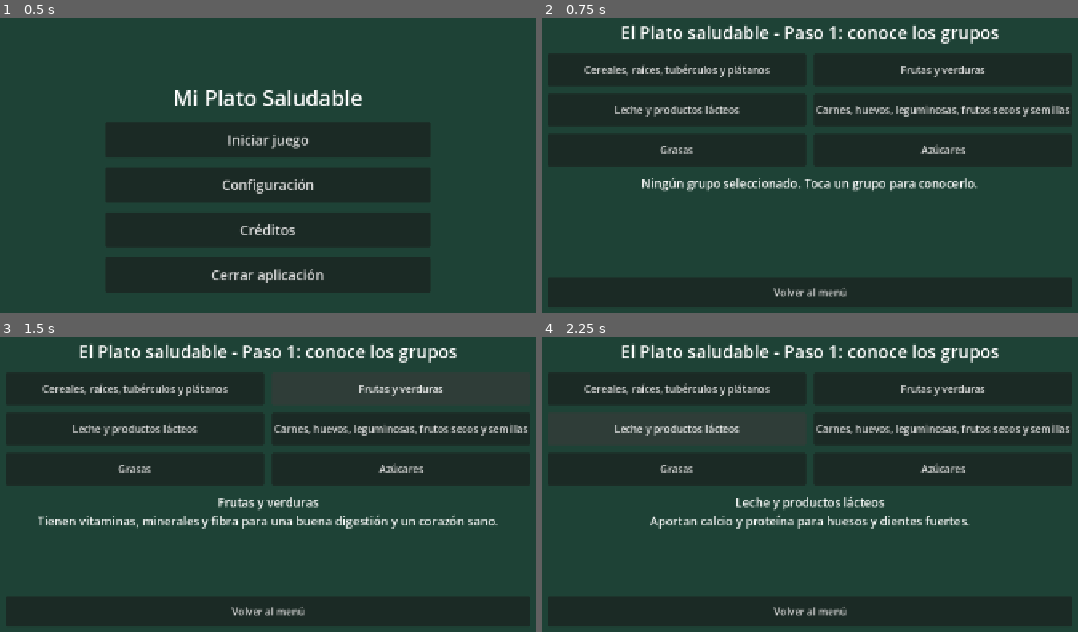
Above: before the commit, frames 1-4 (two rows, left to right).
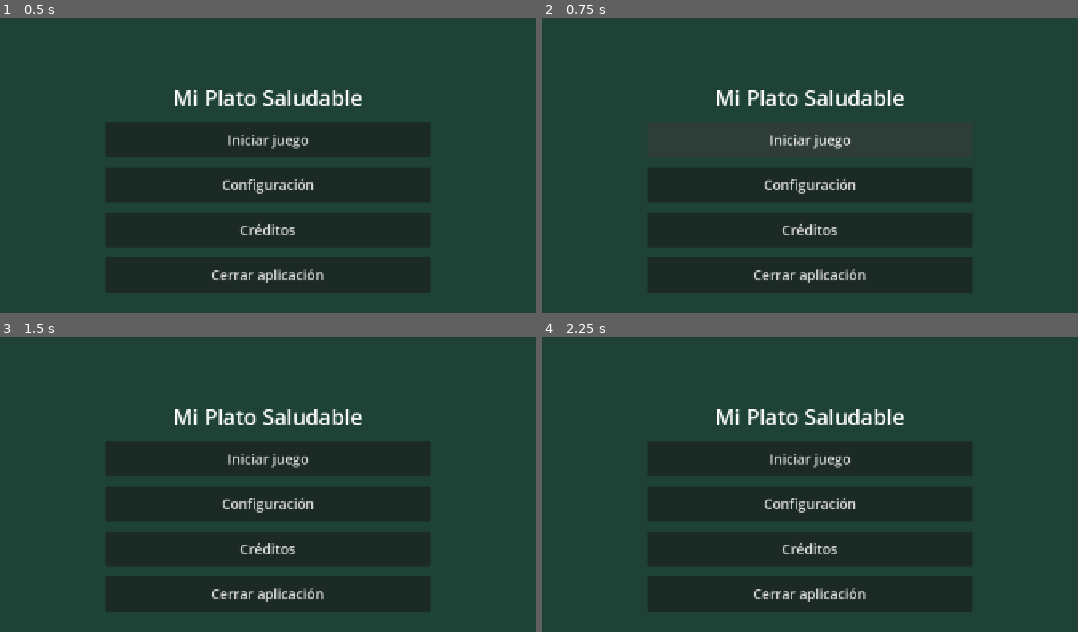
Above: after the commit, the same moments.

Repository: Rcongo01/produccion-videojuegos-2026-2
Game: Godot game, scene res://src/core/main_app.tscn
The game is run twice, just before and just after one commit, with the same random seed, the same clock (stepped at 60 frames per second) and the same inputs.
Inputs (mouse positions are in pixels of both pictures, inside the frame that each line leads up to):
- Up to frame 1 (0.5 s): no input
- Up to frame 2 (0.75 s): click "Iniciar juego" at 0.5 s
- Up to frame 3 (1.5 s): click (402, 390) at 1.25 s, where only the run before the commit has a clickable "Frutas y verduras"
- Up to frame 4 (2.25 s): click (676, 428) at 2 s, where only the run before the commit has a clickable "Leche y productos lácteos"

Frame 1 is identical in both runs. In frame 2, 8.1% of the frame differs, in the area x 7-99%, y 2-95%; in frame 3, 8.3%; in frame 4, 8.2%.

Commit message:
feat: implement GlobalManager with healthy plate data and round state

Diff:
--- a/project.godot
+++ b/project.godot
@@ -22,6 +22,7 @@
 [autoload]
 
 EventBus="*res://src/core/event_bus.gd"
+GlobalManager="*res://src/core/global_manager.gd"
 
 [display]
 
--- a/src/core/event_bus.gd
+++ b/src/core/event_bus.gd
@@ -1,9 +1,18 @@
 # res://src/core/event_bus.gd
 # Lab 3: bus de eventos global (patrón Observer + Autoload "EventBus").
+# Lab 4: se elimina parameter_changed y se agregan las señales del juego del plato.
 extends Node
 
-# Señal global para solicitar el cambio de pantallas del juego
-signal navigation_requested(target_scene_path: String)
+# Navegación: ahora transporta la intención de descartar la entrada anterior del historial
+signal navigation_requested(target_scene: String, discard_previous: bool)
 
-# Señal global para notificar la modificación de parámetros (p. ej. opciones de configuración)
-signal parameter_changed(param_name: String, value: Variant)
+# Intenciones de la interfaz -> GlobalManager
+signal next_food_requested()
+signal round_restart_requested()
+signal food_placed(food_id: String, group_id: String)
+signal hints_toggled(enabled: bool)
+
+# Resultados del GlobalManager -> interfaz
+signal food_changed(food_id: String)
+signal placement_evaluated(food_id: String, group_id: String, correct: bool)
+signal score_changed(new_score: int)
--- /dev/null
+++ b/src/core/global_manager.gd
@@ -0,0 +1,217 @@
+# res://src/core/global_manager.gd
+# Lab 4: estado global del juego (Autoload "GlobalManager").
+# Administra los datos del Plato saludable de la Familia Colombiana, la ronda actual y el puntaje.
+# No conoce la interfaz: recibe eventos del EventBus, modifica el estado y emite resultados.
+extends Node
+
+# --- Datos (equivalente a "prices" de la guía) ------------------------------------------
+
+# Mensajes oficiales de las Guías Alimentarias Basadas en Alimentos (GABA) para la
+# población colombiana mayor de 2 años (ICBF - FAO), versión final validada en campo.
+const GABA_MESSAGES: Array[String] = [
+	"Consuma alimentos frescos y variados como lo indica el Plato saludable de la Familia Colombiana.",
+	"Para favorecer la salud de músculos, huesos y dientes, consuma diariamente leche u otro producto lácteo y huevo.",
+	"Para una buena digestión y prevenir enfermedades del corazón, incluya en cada una de las comidas frutas enteras y verduras frescas.",
+	"Para complementar su alimentación consuma al menos dos veces por semana leguminosas como frijol, lenteja, arveja y garbanzo.",
+	"Para prevenir la anemia, los niños, niñas, adolescentes y mujeres jóvenes deben comer vísceras una vez por semana.",
+	"Para mantener un peso saludable, reduzca el consumo de \"productos de paquete\", comidas rápidas, gaseosas y bebidas azucaradas.",
+	"Para tener una presión arterial normal, reduzca el consumo de sal y alimentos como carnes embutidas, enlatados y productos de paquete, altos en sodio.",
+	"Cuide su corazón, consuma aguacate, maní y nueces; disminuya el consumo de aceite vegetal y margarina; evite grasas de origen animal como mantequilla y manteca.",
+	"Por el placer de vivir saludablemente realice actividad física frecuentemente.",
+]
+
+# Los 6 grupos del plato. "message" es el índice del mensaje GABA asociado al grupo.
+var groups: Dictionary = {
+	"cereales": {
+		"name": "Cereales, raíces, tubérculos y plátanos",
+		"short": "Cereales y tubérculos",
+		"color": Color("f2c14e"),
+		"function": "Son la principal fuente de energía (carbohidratos) para el cuerpo y el cerebro.",
+		"importance": "Te dan fuerza para jugar, correr y concentrarte en clase. Prefiere los naturales e integrales: papa, yuca, arepa, plátano y arroz.",
+		"message": 0,
+	},
+	"frutas_verduras": {
+		"name": "Frutas y verduras",
+		"short": "Frutas y verduras",
+		"color": Color("6abf4b"),
+		"function": "Aportan vitaminas, minerales y fibra.",
+		"importance": "Ayudan a la digestión, cuidan el corazón y te protegen de enfermedades. Inclúyelas en cada comida, enteras y frescas.",
+		"message": 2,
+	},
+	"lacteos": {
+		"name": "Leche y productos lácteos",
+		"short": "Lácteos",
+		"color": Color("4a90d9"),
+		"function": "Aportan calcio y proteína.",
+		"importance": "Forman huesos y dientes fuertes y ayudan a tus músculos mientras creces.",
+		"message": 1,
+	},
+	"carnes": {
+		"name": "Carnes, huevos, leguminosas secas, frutos secos y semillas",
+		"short": "Carnes, huevos y leguminosas",
+		"color": Color("e0533d"),
+		"function": "Aportan proteína, hierro y zinc.",
+		"importance": "Construyen y reparan los músculos y ayudan a prevenir la anemia. El fríjol, la lenteja y el maní también son de este grupo.",
+		"message": 3,
+	},
+	"grasas": {
+		"name": "Grasas",
+		"short": "Grasas",
+		"color": Color("f08cb4"),
+		"function": "Dan energía concentrada y ayudan a aprovechar las vitaminas A, D, E y K.",
+		"importance": "Se necesitan en poca cantidad. Prefiere el aguacate y los frutos secos; evita la manteca y la mantequilla.",
+		"message": 7,
+	},
+	"azucares": {
+		"name": "Azúcares",
+		"short": "Azúcares",
+		"color": Color("9b6bc9"),
+		"function": "Dan energía rápida.",
+		"importance": "Son la porción más pequeña del plato: cómelos pocas veces y en poca cantidad para cuidar tu peso y tus dientes.",
+		"message": 5,
+	},
+}
+
+# Catálogo de alimentos: id -> nombre visible y grupo correcto.
+var foods: Dictionary = {
+	"arroz": {"name": "Arroz", "group": "cereales"},
+	"pan": {"name": "Pan", "group": "cereales"},
+	"papa": {"name": "Papa", "group": "cereales"},
+	"maiz": {"name": "Maíz", "group": "cereales"},
+	"arepa": {"name": "Arepa", "group": "cereales"},
+	"pasta": {"name": "Pasta", "group": "cereales"},
+	"manzana": {"name": "Manzana", "group": "frutas_verduras"},
+	"banano": {"name": "Banano", "group": "frutas_verduras"},
+	"zanahoria": {"name": "Zanahoria", "group": "frutas_verduras"},
+	"brocoli": {"name": "Brócoli", "group": "frutas_verduras"},
+	"tomate": {"name": "Tomate", "group": "frutas_verduras"},
+	"naranja": {"name": "Naranja", "group": "frutas_verduras"},
+	"mango": {"name": "Mango", "group": "frutas_verduras"},
+	"fresa": {"name": "Fresa", "group": "frutas_verduras"},
+	"pera": {"name": "Pera", "group": "frutas_verduras"},
+	"sandia": {"name": "Sandía", "group": "frutas_verduras"},
+	"leche": {"name": "Leche", "group": "lacteos"},
+	"queso": {"name": "Queso", "group": "lacteos"},
+	"pollo": {"name": "Pollo", "group": "carnes"},
+	"pescado": {"name": "Pescado", "group": "carnes"},
+	"huevo": {"name": "Huevo", "group": "carnes"},
+	"carne": {"name": "Carne de res", "group": "carnes"},
+	"frijoles": {"name": "Fríjoles", "group": "carnes"},
+	"mani": {"name": "Maní", "group": "carnes"},
+	"aguacate": {"name": "Aguacate", "group": "grasas"},
+	"coco": {"name": "Coco", "group": "grasas"},
+	"mantequilla": {"name": "Mantequilla", "group": "grasas"},
+	"tocineta": {"name": "Tocineta", "group": "grasas"},
+	"dulce": {"name": "Dulce", "group": "azucares"},
+	"chocolatina": {"name": "Chocolatina", "group": "azucares"},
+	"torta": {"name": "Torta", "group": "azucares"},
+	"helado": {"name": "Helado", "group": "azucares"},
+	"colombina": {"name": "Colombina", "group": "azucares"},
+	"gaseosa": {"name": "Gaseosa", "group": "azucares"},
+}
+
+# Cuántos alimentos de cada grupo trae una ronda: imita las proporciones del plato
+# (más cereales y frutas/verduras, menos grasas y azúcares).
+var round_composition: Dictionary = {
+	"cereales": 3, "frutas_verduras": 3, "lacteos": 2, "carnes": 2, "grasas": 1, "azucares": 1,
+}
+
+# Puntos por jugada (equivalente a la tabla de precios de la guía).
+var points: Dictionary = {"correct": 10, "wrong": 0}
+
+# --- Estado de la ronda (equivalente a "selection" de la guía) --------------------------
+var selection: Dictionary = {
+	"food": "",
+	"correct": 0,
+	"wrong": 0,
+	"by_group": {},
+}
+var round_deck: Array[String] = []
+var current_score: int = 0
+
+# Preferencias que sobreviven al cambio de pantalla
+var settings: Dictionary = {"show_hints": true}
+
+
+func _ready() -> void:
+	EventBus.next_food_requested.connect(_on_next_food_requested)
+	EventBus.food_placed.connect(_on_food_placed)
+	EventBus.round_restart_requested.connect(reset_round)
+	EventBus.hints_toggled.connect(func(enabled: bool) -> void: settings["show_hints"] = enabled)
+	reset_round()
+
+
+# Reinicia el estado de la ronda (cantidades en cero y mazo nuevo)
+func reset_round() -> void:
+	selection["food"] = ""
+	selection["correct"] = 0
+	selection["wrong"] = 0
+	selection["by_group"] = {}
+	for group_id in groups:
+		selection["by_group"][group_id] = 0
+	round_deck = _build_deck()
+	_update_score()
+
+
+func round_size() -> int:
+	var total: int = 0
+	for group_id in round_composition:
+		total += round_composition[group_id]
+	return total
+
+
+func is_round_finished() -> bool:
+	return selection["correct"] >= round_size()
+
+
+func _build_deck() -> Array[String]:
+	var deck: Array[String] = []
+	for group_id in round_composition:
+		var options: Array = foods.keys().filter(func(f: String) -> bool: return foods[f]["group"] == group_id)
+		options.shuffle()
+		for i in round_composition[group_id]:
+			deck.append(options[i % options.size()])
+	deck.shuffle()
+	return deck
+
+
+# Evento recibido -> modificar estado -> emitir resultado
+func _on_next_food_requested() -> void:
+	if round_deck.is_empty():
+		selection["food"] = ""
+	else:
+		selection["food"] = round_deck.pop_back()
+	EventBus.food_changed.emit(selection["food"])
+
+
+func _on_food_placed(food_id: String, group_id: String) -> void:
+	var correct: bool = is_correct(food_id, group_id)
+	if correct:
+		selection["correct"] += 1
+		selection["by_group"][group_id] += 1
+	else:
+		selection["wrong"] += 1
+		# Un alimento mal ubicado vuelve al mazo para intentarlo de nuevo
+		round_deck.push_front(food_id)
+	_update_score()
+	EventBus.placement_evaluated.emit(food_id, group_id, correct)
+
+
+# Regla del juego: consulta pura sobre los datos
+func is_correct(food_id: String, group_id: String) -> bool:
+	return foods.has(food_id) and foods[food_id]["group"] == group_id
+
+
+func _update_score() -> void:
+	current_score = selection["correct"] * points["correct"] + selection["wrong"] * points["wrong"]
+	current_score = max(current_score, 0)
+	EventBus.score_changed.emit(current_score)
+
+
+# Utilidades de consulta para la interfaz (solo lectura)
+func food_texture_path(food_id: String) -> String:
+	return "res://src/assets/foods/%s.png" % food_id
+
+
+func group_message(group_id: String) -> String:
+	return GABA_MESSAGES[groups[group_id]["message"]]
--- a/src/core/main_app.gd
+++ b/src/core/main_app.gd
@@ -1,35 +1,35 @@
 # res://src/core/main_app.gd
 # Lab 3: orquestador central. Es el único que instancia y libera pantallas.
+# Lab 4: historial de navegación como pila (append / pop_back).
 extends Node
 
 @onready var scene_container: Control = $SceneContainer
 
-# Pantalla activa en memoria
 var current_scene: Node = null
+var navigation_history: Array[String] = []
 
 
 func _ready() -> void:
-	# 1. Suscribir el orquestador al EventBus global
 	EventBus.navigation_requested.connect(_on_navigation_requested)
-	EventBus.parameter_changed.connect(_on_parameter_changed)
-	# 2. Cargar la pantalla inicial (menú)
-	_on_navigation_requested("res://src/scenes/main/menu_panel.tscn")
+	_on_navigation_requested("res://src/scenes/main/menu_panel.tscn", false)
 
 
-func _on_navigation_requested(target_scene_path: String) -> void:
-	# A. Liberar la pantalla anterior para evitar fugas de memoria
+func _on_navigation_requested(target_scene: String, discard_previous: bool) -> void:
+	var target_packed: PackedScene = load(target_scene) if target_scene != "" else null
+	if target_packed == null:
+		printerr("Error: no se proporcionó una escena de navegación válida: ", target_scene)
+		return
+
+	if discard_previous:
+		if navigation_history.size() > 0:
+			navigation_history.pop_back()
+	else:
+		navigation_history.append(target_packed.resource_path)
+	print("Historial de navegación: ", navigation_history)
+
 	if current_scene:
 		current_scene.queue_free()
 		current_scene = null
 
-	# B. Cargar e instanciar la nueva pantalla dentro del contenedor
-	var new_scene_resource: PackedScene = load(target_scene_path)
-	if new_scene_resource:
-		current_scene = new_scene_resource.instantiate()
-		scene_container.add_child(current_scene)
-	else:
-		printerr("Error crítico de arquitectura: no se pudo cargar la escena: ", target_scene_path)
-
-
-func _on_parameter_changed(param_name: String, value: Variant) -> void:
-	print("Parámetro modificado: %s = %s" % [param_name, str(value)])
+	current_scene = target_packed.instantiate()
+	scene_container.add_child(current_scene)
Binary file added: src/assets/foods/agua.png
Not shown, added: src/assets/foods/agua.png.import
Binary file added: src/assets/foods/aguacate.png
Not shown, added: src/assets/foods/aguacate.png.import
Binary file added: src/assets/foods/arepa.png
Not shown, added: src/assets/foods/arepa.png.import
Binary file added: src/assets/foods/arroz.png
Not shown, added: src/assets/foods/arroz.png.import
Binary file added: src/assets/foods/banano.png
Not shown, added: src/assets/foods/banano.png.import
Binary file added: src/assets/foods/brocoli.png
Not shown, added: src/assets/foods/brocoli.png.import
(and 67 more such lines)
